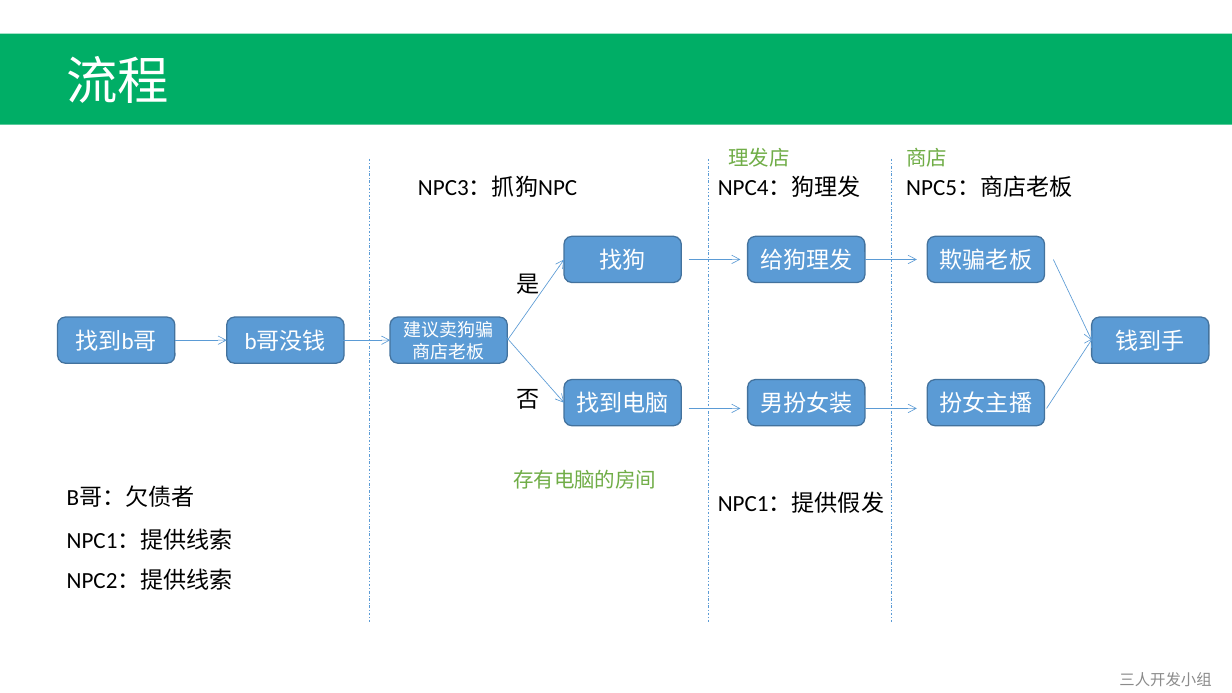
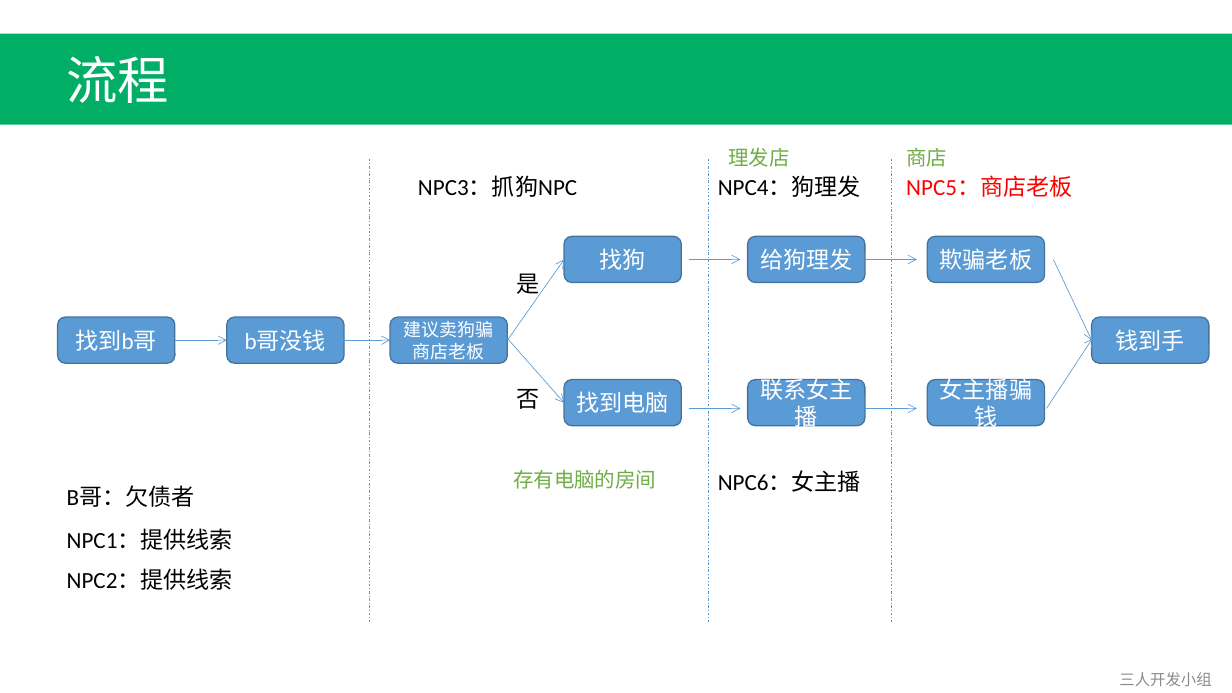
Before and after one commit to Fordebt/Give-me-my-money, a slide deck: slide 3 of 关卡1-李硕.pptx. Drawn at 1232x693 pixels with LibreOffice and Linux fonts; fonts in the diff are those of the drawing. Boxes give left, top, right and bottom in pixels: in the first picture for what was removed or moved away, otherwise in the second. Text is boxed around its words. In the diff, an @@ line names an element or a change of style, - is before the commit and + after.

```diff
--- a/关卡1-李硕.pptx
+++ b/关卡1-李硕.pptx
@@ text "NPC5：商店老板" at [906,176,1072,197]: text colour #000000 to #FF0000 @@
@@ text in rounded rectangle at [760,374,852,431]: text changed @@
-男扮女装
+联系女主播
@@ text in rounded rectangle at [940,374,1032,431]: text changed @@
-扮女主播
+女主播骗钱
@@ text at [718,470,861,492]: text changed @@
-NPC1：提供假发
+NPC6：女主播
```
Also in this commit, not shown: 3 other files.
